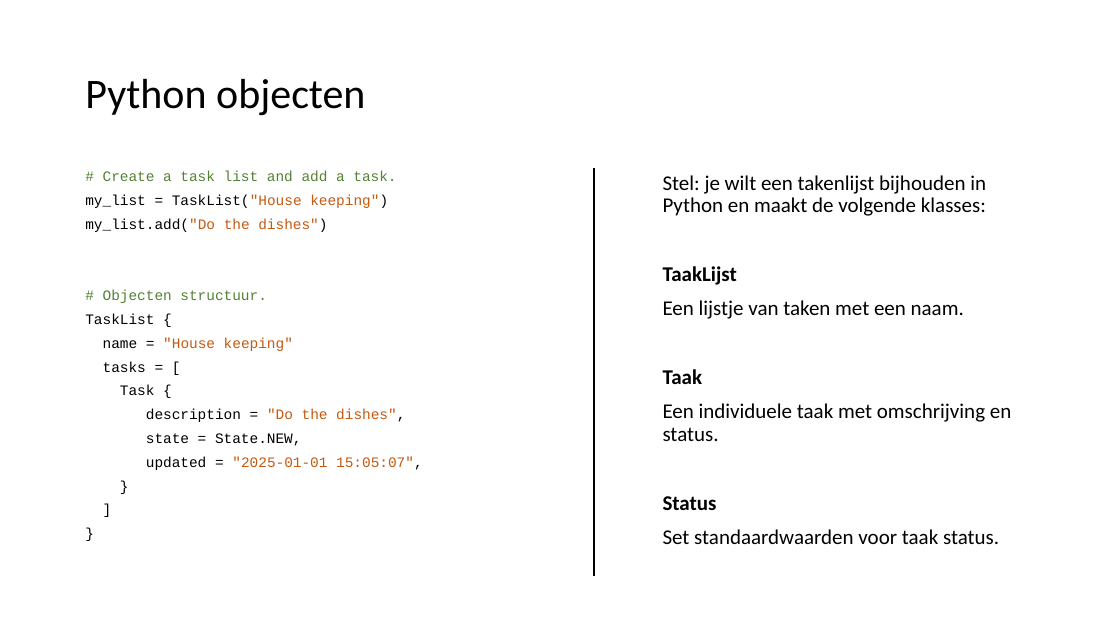
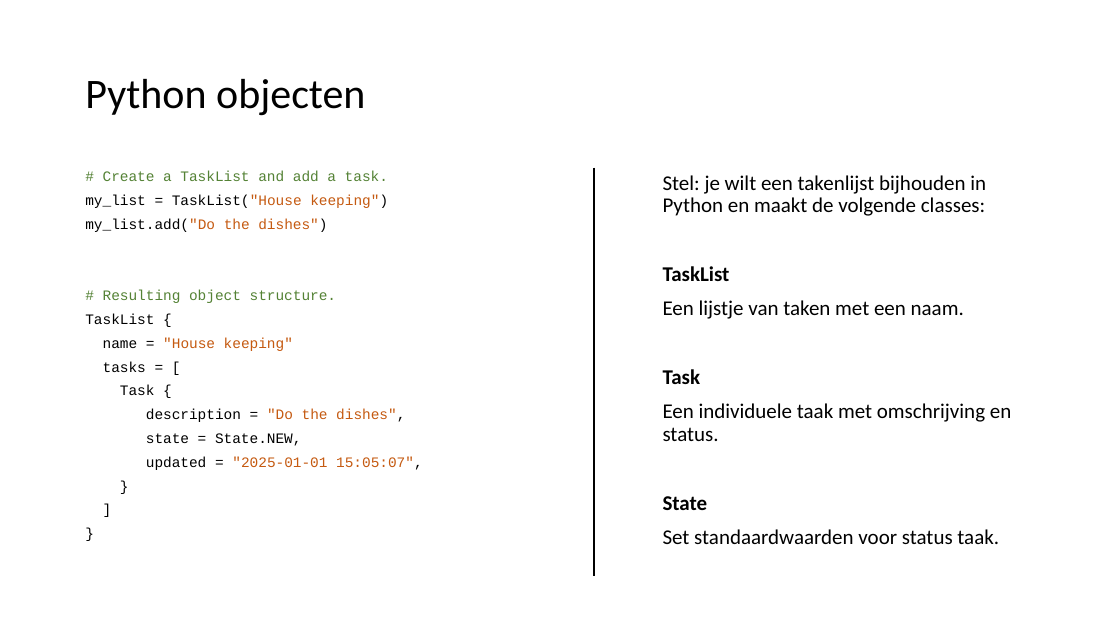
Before and after one commit to LFKoning/knowledge-sharing, a slide deck: slide 51 of sql_course/3_python/3_python.pptx. Drawn at 1120x630 pixels with LibreOffice and Linux fonts; fonts in the diff are those of the drawing. Boxes give left, top, right and bottom in pixels: in the first picture for what was removed or moved away, otherwise in the second. Text is boxed around its words. In the diff, an @@ line names an element or a change of style, - is before the commit and + after.

```diff
--- a/sql_course/3_python/3_python.pptx
+++ b/sql_course/3_python/3_python.pptx
@@ text at <box>103,171,388,181</box>: text changed @@
-# Create a task list and add a task.
+# Create a TaskList and add a task.
@@ text at <box>663,175,986,281</box>: text changed @@
-Stel: je wilt een takenlijst bijhouden in Python en maakt de volgende klasses:
-TaakLijst
+Stel: je wilt een takenlijst bijhouden in Python en maakt de volgende classes:
+TaskList
@@ text at <box>103,290,336,303</box>: text changed @@
-# Objecten structuur.
+# Resulting object structure.
@@ text at <box>663,369,701,384</box>: text changed @@
-Taak
+Task
@@ text at <box>663,496,999,544</box>: text changed @@
-Status
-Set standaardwaarden voor taak status.
+State
+Set standaardwaarden voor status taak.
```
Also in this commit, not shown: 4 other slides changed, 2 other files.
